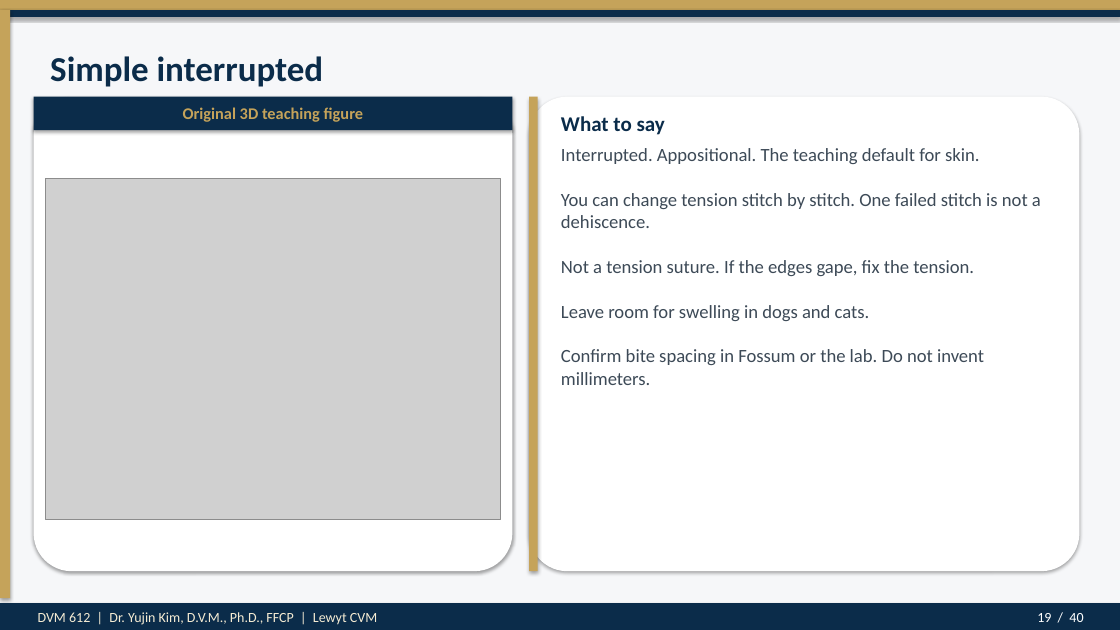
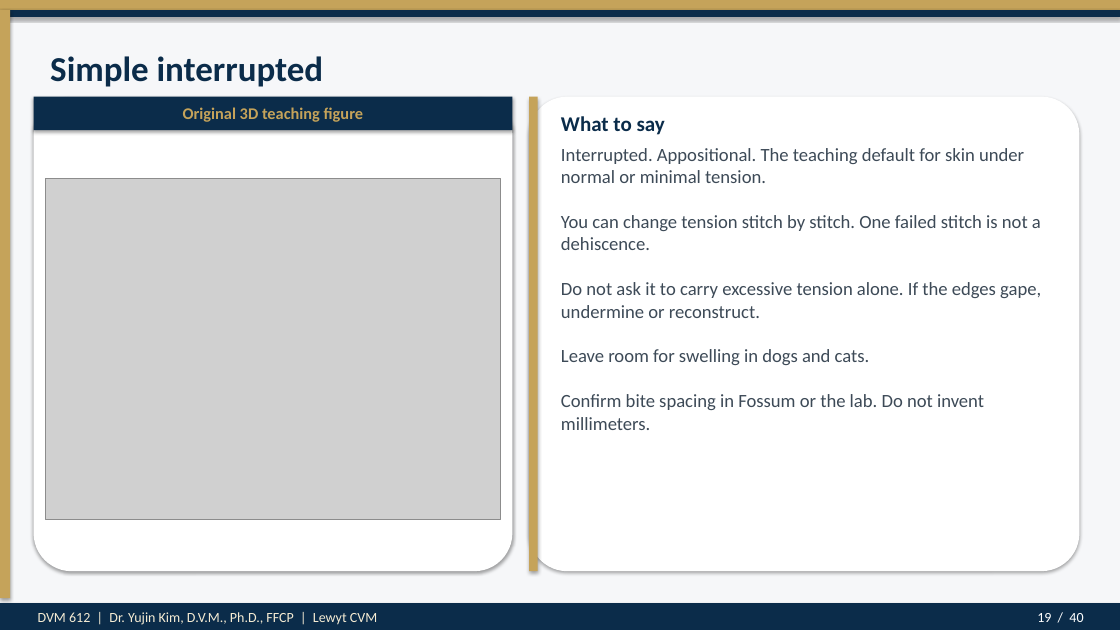
Before and after one commit to drkimvet/happycare, a slide deck: slide 19 of lectures/DVM-612_Week7_Suture_Patterns_Closures.pptx. Drawn at 1120x630 pixels with LibreOffice and Linux fonts; fonts in the diff are those of the drawing; grey boxes stand for pictures. Boxes give left, top, right and bottom in pixels: in the first picture for what was removed or moved away, otherwise in the second. Text is boxed around its words. In the diff, an @@ line names an element or a change of style, - is before the commit and + after.

```diff
--- a/lectures/DVM-612_Week7_Suture_Patterns_Closures.pptx
+++ b/lectures/DVM-612_Week7_Suture_Patterns_Closures.pptx
@@ text at (561,148,1041,430): text changed @@
-Interrupted. Appositional. The teaching default for skin.
-You can change tension stitch by stitch. One failed stitch is not a dehiscence.
-Not a tension suture. If the edges gape, fix the tension.
-Leave room for swelling in dogs and cats.
-Confirm bite spacing in Fossum or the lab. Do not invent millimeters.
+Interrupted. Appositional. The teaching default for skin under normal or minimal tension.
+You can change tension stitch by stitch. One failed stitch is not a dehiscence.
+Do not ask it to carry excessive tension alone. If the edges gape, undermine or reconstruct.
+Leave room for swelling in dogs and cats.
+Confirm bite spacing in Fossum or the lab. Do not invent millimeters.
```
Also in this commit, not shown: 15 other slides changed, 3 other files.
